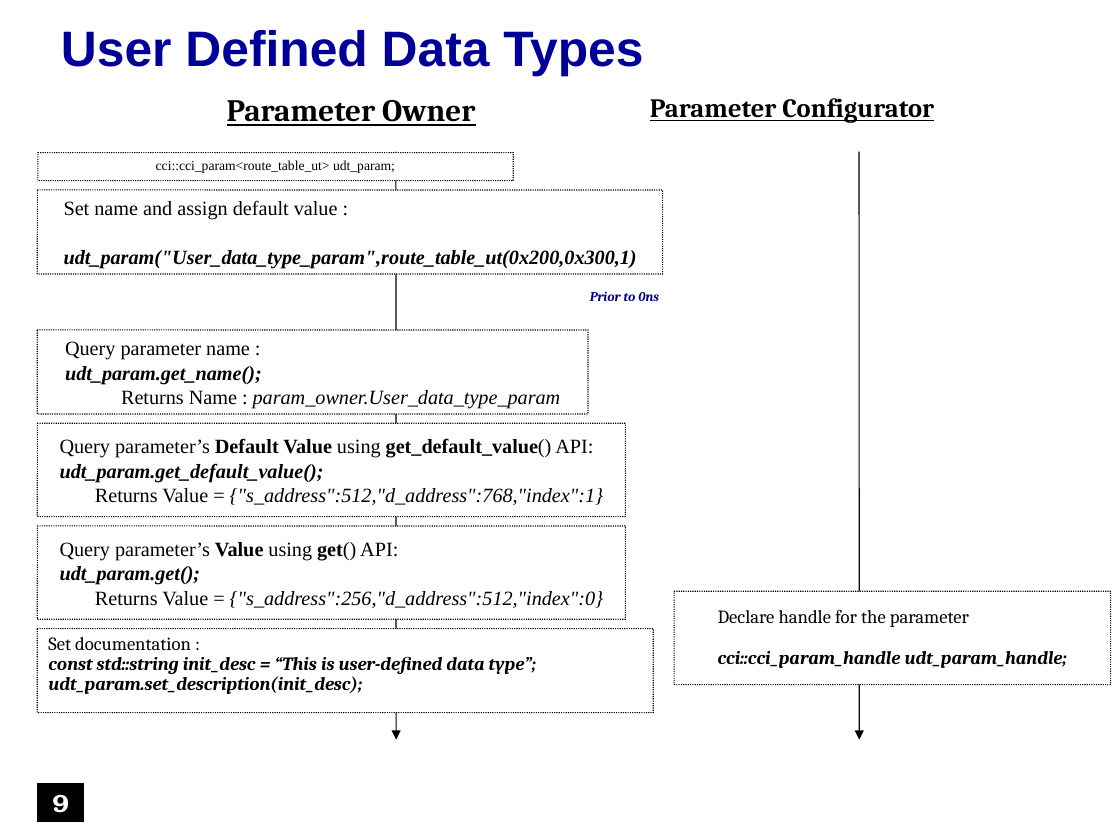
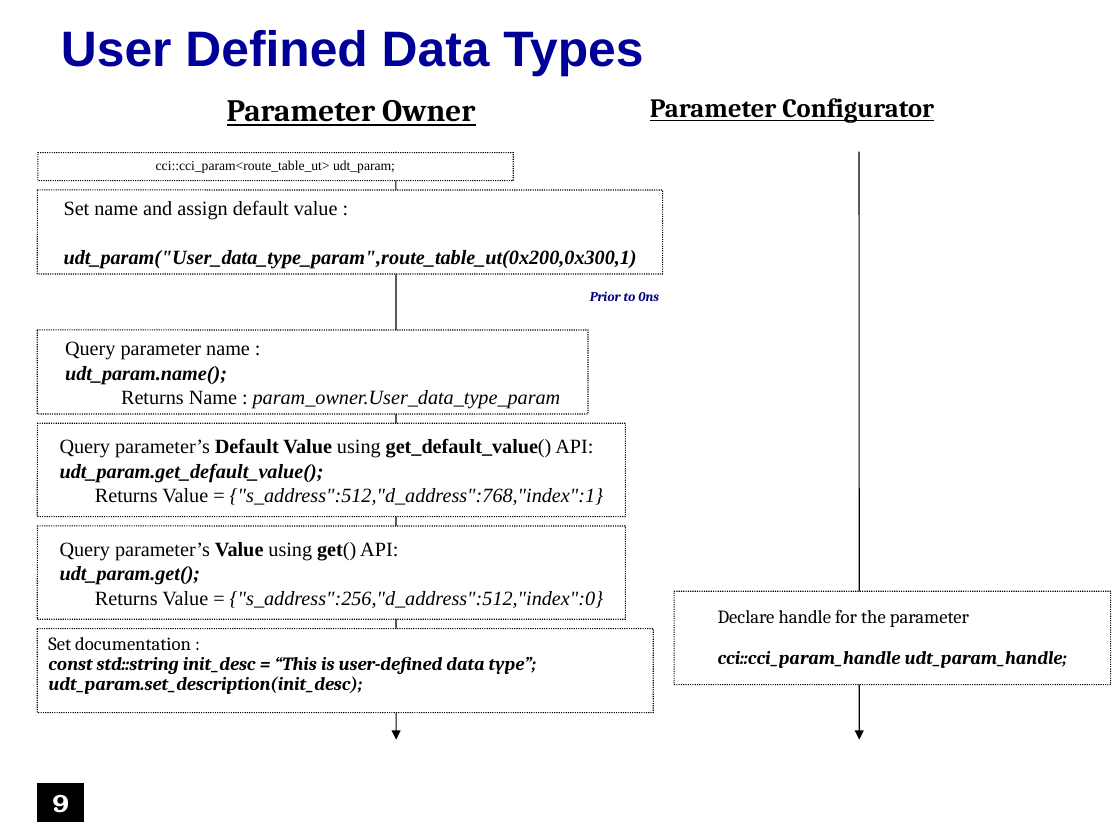
Before and after one commit to accellera-official/cci, a slide deck: slide 8 of examples/ex16_User_Defined_Data_Type/docs/ex16_User_Defined_Data_Type.ppt. Drawn at 1120x840 pixels with LibreOffice and Linux fonts; fonts in the diff are those of the drawing; background and template pictures are left out. Boxes give left, top, right and bottom in pixels: in the first picture for what was removed or moved away, otherwise in the second. Text is boxed around its words. In the diff, an @@ line names an element or a change of style, - is before the commit and + after.

Commit message:
Rename cci_param_if::get_name() to name()
Rename this query to conform with our naming guidelines and follow
SystemC conventions.

```diff
--- a/examples/ex16_User_Defined_Data_Type/docs/ex16_User_Defined_Data_Type.ppt
+++ b/examples/ex16_User_Defined_Data_Type/docs/ex16_User_Defined_Data_Type.ppt
@@ text in rounded rectangle at [65,366,227,384]: text changed @@
-udt_param.get_name();
+udt_param.name();
```
Also in this commit, not shown: 2 other slides changed, 52 other files.
